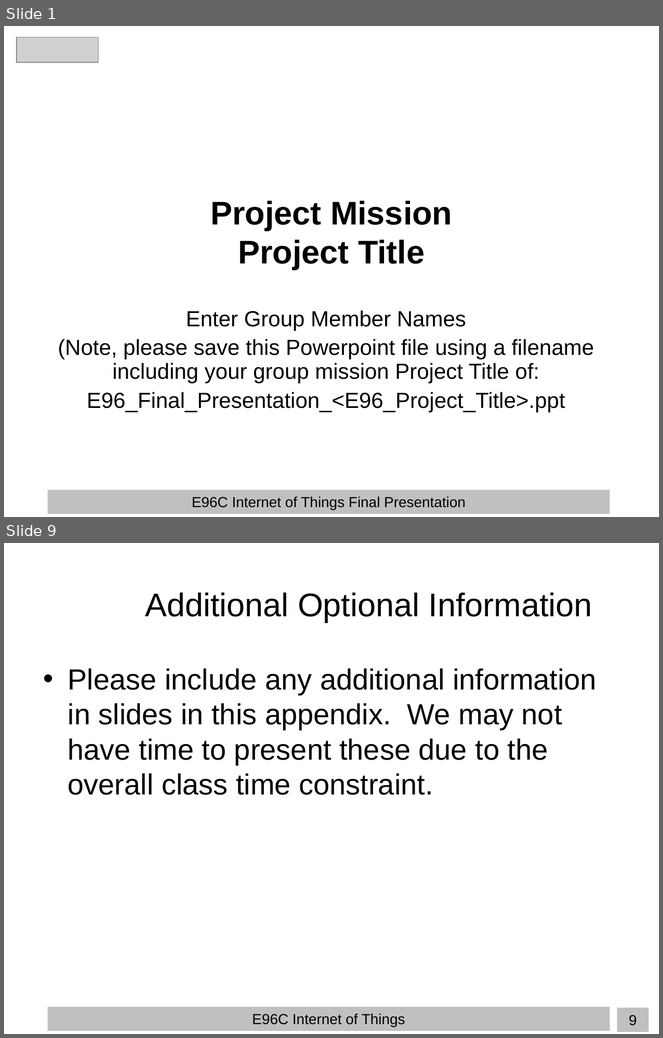
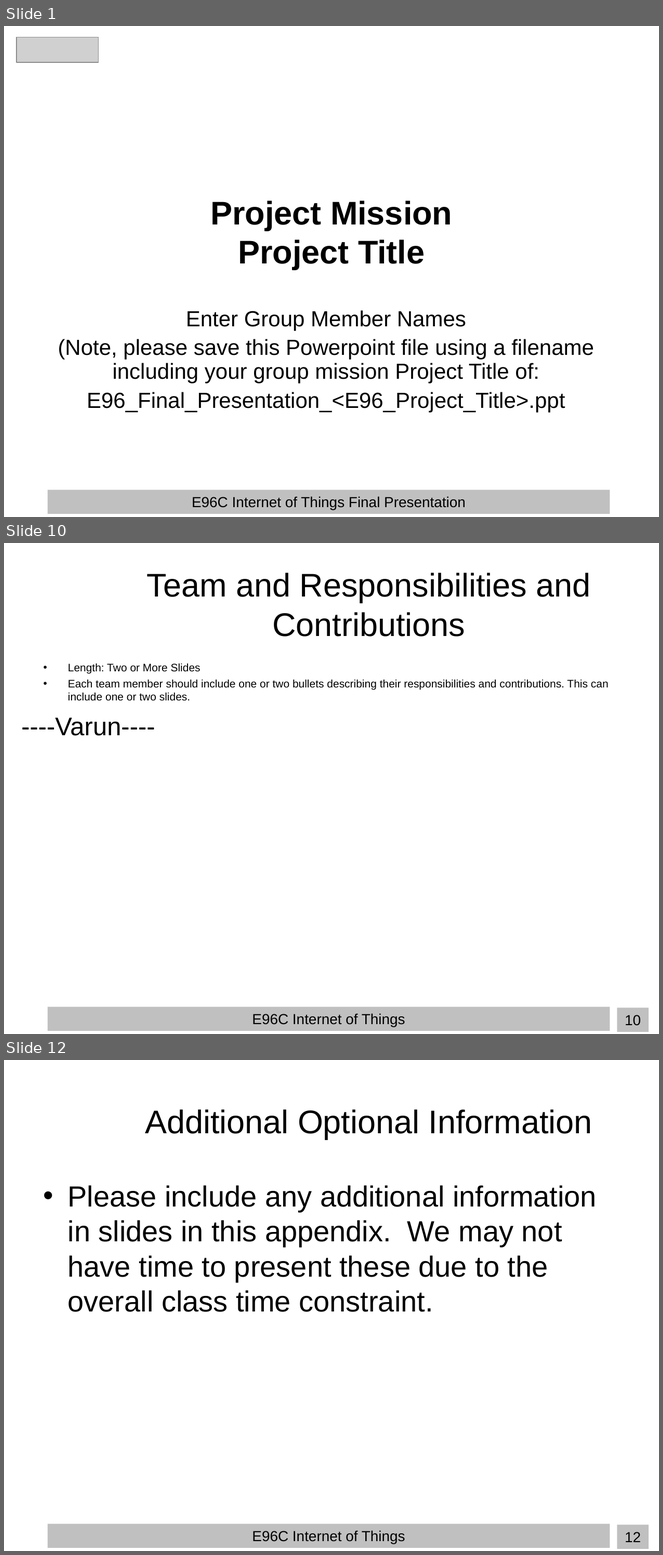
Before and after one commit to TheFearlessMagicians/wizdgetWand, a slide deck: wilson_hanif_varun_E96_presentation.ppt. Shown one above the other, each under a label of ours: slides 1 and 9 before the commit, slides 1, 10 and 12 after it; the slides between them are not shown. The pictures are 663x1038 and 663x1555 pixels, drawn with LibreOffice and Linux fonts; fonts in the diff are those of the drawing; grey boxes stand for pictures; background and template pictures are left out. Boxes give left, top, right and bottom in pixels: in the first picture for what was removed or moved away, otherwise in the second. Text is boxed around its words. In the diff, an @@ line names an element or a change of style, - is before the commit and + after.

```diff
--- a/wilson_hanif_varun_E96_presentation.ppt
+++ b/wilson_hanif_varun_E96_presentation.ppt
@@ slide 10 added at (4,543,659,1034), background #FFFFFF; not listed: 2 template elements that a slide beside it also shows @@
@@ title added at (147,573,591,637), 36 pt, text #000000 @@
+Team and Responsibilities and Contributions
@@ text added at (68,663,609,701), 12 pt, text #000000 @@
+• Length: Two or More Slides
+• Each team member should include one or two bullets describing their responsibilities and contributions. This can include one or two slides.
@@ text added at (21,718,155,736), 28 pt, text #000000 @@
+----Varun----
@@ what was slide 9 is now slide 12 @@
@@ page number at (625,1532,641,1543): text changed @@
-9
+12
```
Also in this commit, not shown: 7 slides changed, 2 other slides added.
